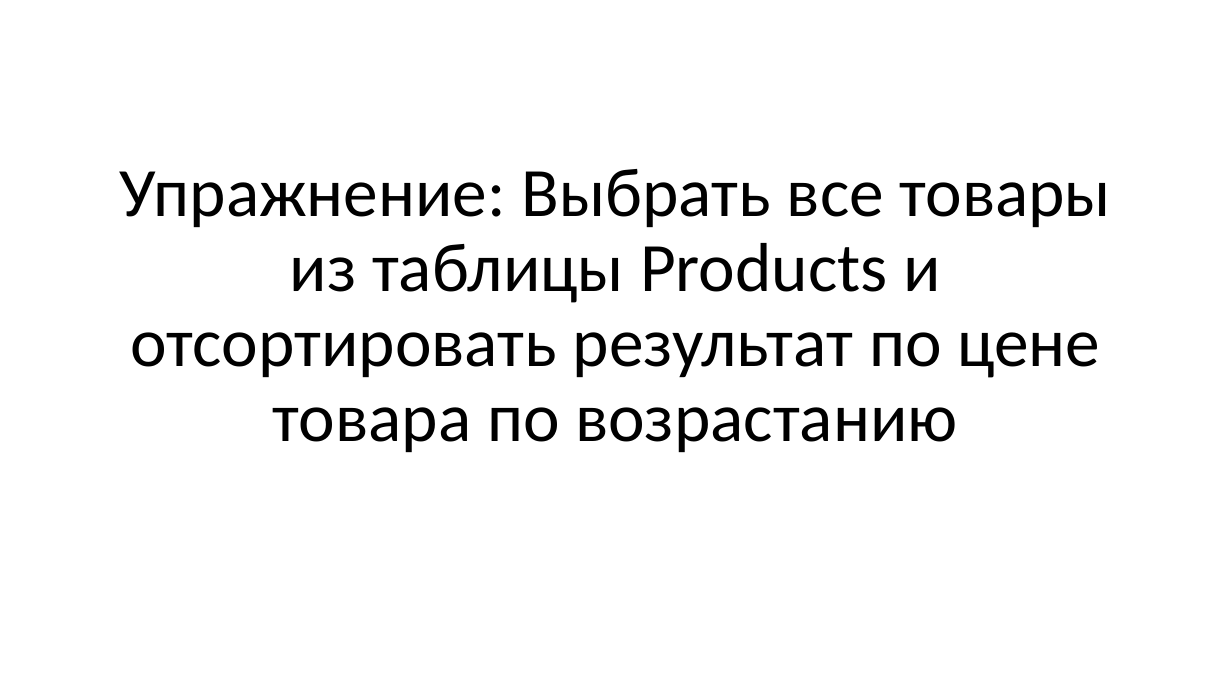
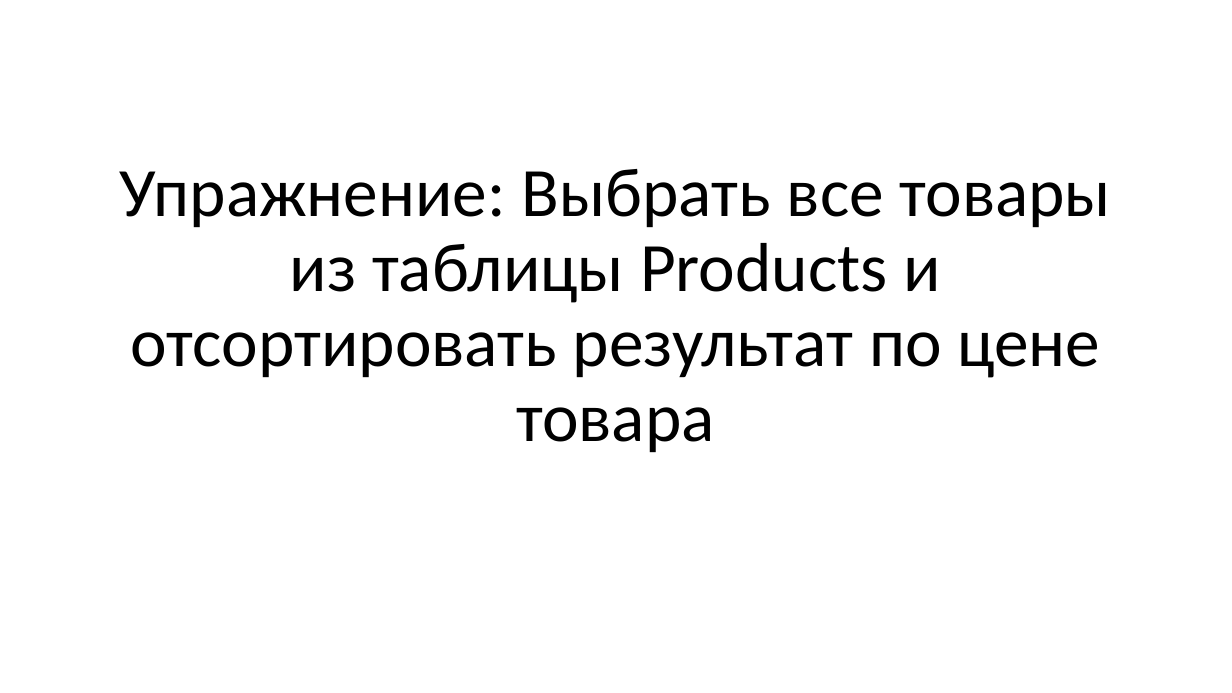
Before and after one commit to dmitriykuptsov/SQL, a slide deck: slide 18 of sql.pptx. Drawn at 1232x693 pixels with LibreOffice and Linux fonts; fonts in the diff are those of the drawing. Boxes give left, top, right and bottom in pixels: in the first picture for what was removed or moved away, otherwise in the second. Text is boxed around its words. In the diff, an @@ line names an element or a change of style, - is before the commit and + after.

```diff
--- a/sql.pptx
+++ b/sql.pptx
@@ title at bbox=[120, 169, 1111, 453]: text changed @@
-Упражнение: Выбрать все товары из таблицы Products и отсортировать результат по цене товара по возрастанию
+Упражнение: Выбрать все товары из таблицы Products и отсортировать результат по цене товара
```
Also in this commit, not shown: 8 other slides changed.
